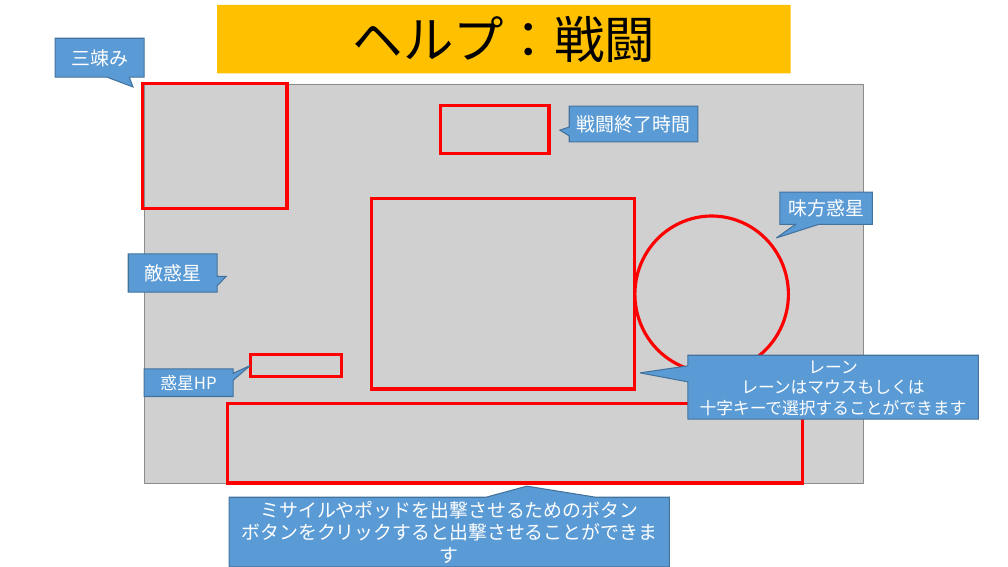
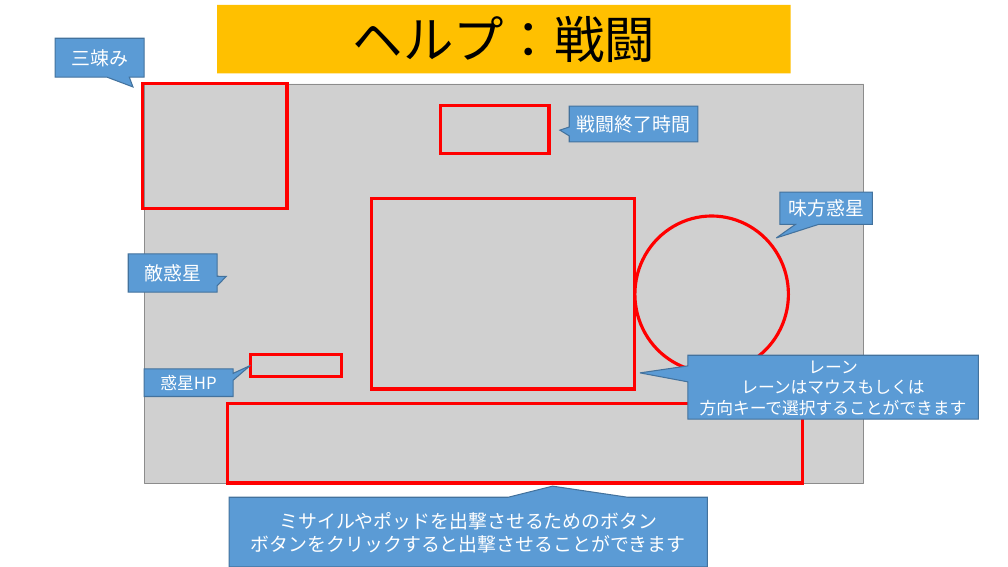
Before and after one commit to team556/team, a slide deck: slide 11 of 説明文.pptx. Drawn at 1008x567 pixels with LibreOffice and Linux fonts; fonts in the diff are those of the drawing; grey boxes stand for pictures. Boxes give left, top, right and bottom in pixels: in the first picture for what was removed or moved away, otherwise in the second. Text is boxed around its words. In the diff, an @@ line names an element or a change of style, - is before the commit and + after.

```diff
--- a/説明文.pptx
+++ b/説明文.pptx
@@ text in speech box at (x1=700, y1=400, x2=967, y2=416): text changed @@
-十字キーで選択することができます
+方向キーで選択することができます
@@ speech box "ミサイルやポッドを出撃させるためのボタン" resized from (x1=229, y1=498, x2=669, y2=567) to (x1=229, y1=498, x2=708, y2=567) @@
```
Also in this commit, not shown: 1 other slide changed, 17 other files.
